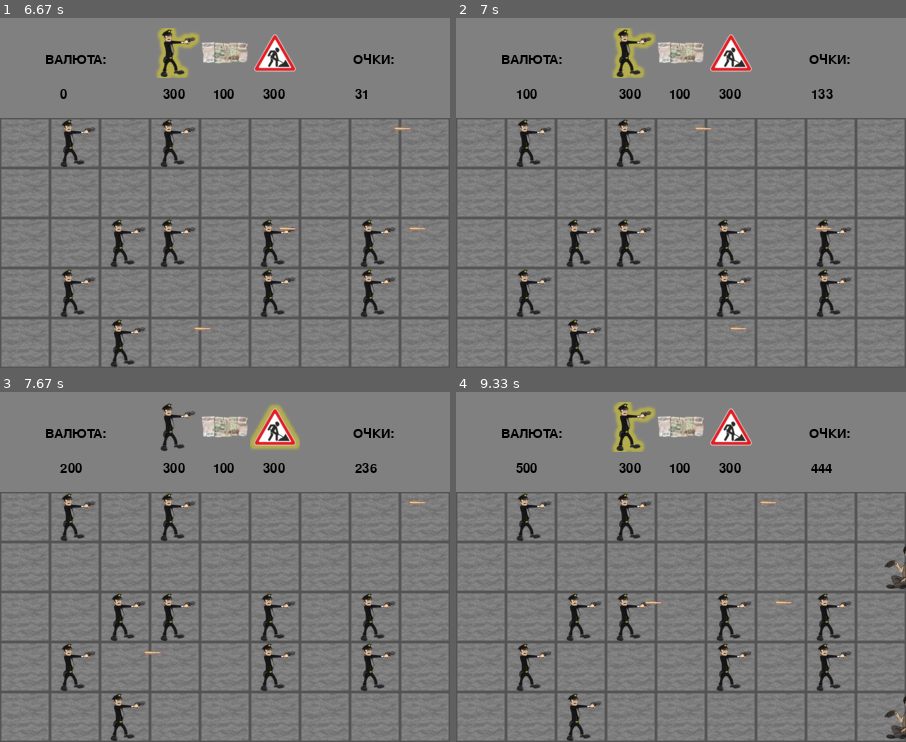
Above: before the commit, frames 1-4 (two rows, left to right).
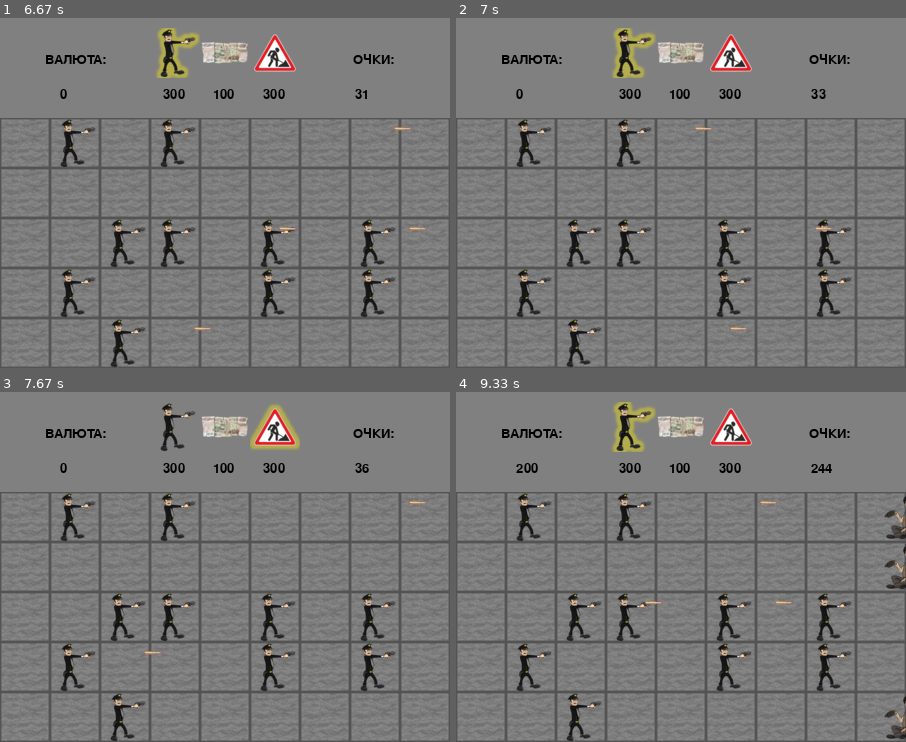
Above: after the commit, the same moments.

Repository: evsmol/pygame
Game: pygame game, started from main.py
Two runs of this game, one before a commit and one after it. Both use one fixed random seed, a clock stepped at 60 frames per second and the inputs below.
Inputs (mouse positions are in pixels of both pictures, inside the frame that each line leads up to):
- Up to frame 1 (6.67 s): tap 1 at 0.33, 5.83 s; click (270, 270) at 0.72 s; click (261, 266) at 1.05 s; click (81, 126) at 1.38 s; click (180, 249) at 1.72 s; click (99, 249) at 2.05 s; click (144, 319) at 2.38 s; click (166, 137) at 2.72 s; click (364, 277) at 3.05 s; click (67, 315) at 3.38 s; click (364, 259) at 3.72 s; tap 2 at 4.5 s
- Up to frame 2 (7 s): no input
- Up to frame 3 (7.67 s): tap 3 at 7.17 s
- Up to frame 4 (9.33 s): tap 1 at 8.5 s

Frame 1 is identical in both runs. In frame 2, 0.2% of the frame differs, in the area x 13-84%, y 20-24%; in frame 3, 0.2%; in frame 4, 0.3%, in the area x 13-100%, y 20-42%.

Commit message:
lose and not cheat (stop bullet)

Diff:
--- a/classes.py
+++ b/classes.py
@@ -4,7 +4,7 @@
 from random import random
 
 from config import all_sprites, tiles_group, evil_group, npc_group, \
-    bullet_group
+    bullet_group, lose_group, stop_bullet_group
 from images import tile_images, npc_images, evil_images
 from config import tile_width, tile_height, POINTS, MONEY, BOARD
 
@@ -183,7 +183,6 @@
 
     def damage(self):
         self.kill()
-        print(self.x,  self.y)
         BOARD[self.y - 2][self.x] = 0
         print('[#] соточку забрали')
 
@@ -212,3 +211,27 @@
 
     def get_name(self):
         return 'sign'
+
+
+# класс линии проигрыша
+class Lose(pygame.sprite.Sprite):
+    def __init__(self, pos_x, pos_y):
+        super().__init__(lose_group, all_sprites)
+        self.image = tile_images['level3']
+        self.mask = pygame.mask.from_surface(self.image)
+        self.rect = self.image.get_rect().move(
+            tile_width * pos_x, tile_height * pos_y)
+        self.x = pos_x
+        self.y = pos_y
+
+
+# класс недолёта пуль
+class StopBullet(pygame.sprite.Sprite):
+    def __init__(self, pos_x, pos_y):
+        super().__init__(stop_bullet_group, all_sprites)
+        self.image = tile_images['level3']
+        self.mask = pygame.mask.from_surface(self.image)
+        self.rect = self.image.get_rect().move(
+            tile_width * pos_x, tile_height * pos_y)
+        self.x = pos_x
+        self.y = pos_y
--- a/config.py
+++ b/config.py
@@ -29,3 +29,5 @@
 evil_group = pygame.sprite.Group()
 npc_group = pygame.sprite.Group()
 bullet_group = pygame.sprite.Group()
+lose_group = pygame.sprite.Group()
+stop_bullet_group = pygame.sprite.Group()
--- a/screens.py
+++ b/screens.py
@@ -5,9 +5,10 @@
 from config import LEVEL, MONEY, POINTS, BOARD
 from config import screen, width, height, clock, fps, tile_width, tile_height
 from config import all_sprites, tiles_group, evil_group, npc_group, \
-    bullet_group
+    bullet_group, lose_group, stop_bullet_group
 from helpers import load_image, terminate, get_cell
-from classes import Tile, Cop, Bullet, Sotochka, Sign, Gop, Drunk, Beggar
+from classes import Tile, Cop, Sotochka, Sign, Gop, Drunk, Beggar, Lose, \
+    StopBullet
 from levels import levels
 
 
@@ -130,6 +131,12 @@
                     Beggar(x + 9, y + 2)
                 elif levels['level3'][y][x] == 3:
                     Drunk(x + 9, y + 2)
+
+    print('[#] генерация ограничительных линий')
+    for y in range(5):
+        for x in range(9):
+            Lose(-1, y + 2)  # линия проигрыша
+            StopBullet(10, y + 2)  # стоп пулям в конце поля
 
     running = True
     cache = 'cop'  # выбранный NPC
@@ -209,6 +216,11 @@
                                                     False, False)
         npc_collide = pygame.sprite.groupcollide(npc_group, evil_group,
                                                  False, False)
+        lose_collide = pygame.sprite.groupcollide(lose_group, evil_group,
+                                                  False, False)
+        stop_bullet_collide = pygame.sprite.groupcollide(bullet_group,
+                                                         stop_bullet_group,
+                                                         False, False)
 
         # обработка столкновений
         for key, value in bullet_collide.items():
@@ -224,6 +236,12 @@
             elif key.get_name() == 'sign':
                 value[0].damage('sign')
 
+        for key in stop_bullet_collide.keys():
+            key.kill()
+
+        if lose_collide:
+            running = False
+
         POINTS[0] += 1
 
         all_sprites.update()
